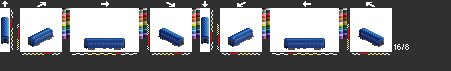
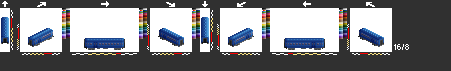
The second w=451, h=71 image is a revision of the first. Changes to its layers:
added layer "bdg" above "bg" over [left=1, top=17, right=384, bottom=49]
hid "au" over [left=1, top=17, right=384, bottom=49]
